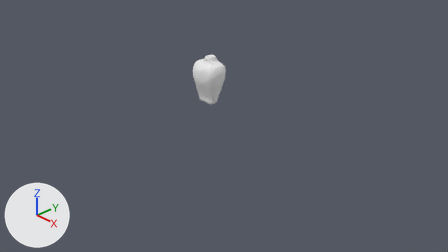
The Blender file RAG/Assets/Blender Files/BodyBase_WIP_1.blend, before and after one commit.
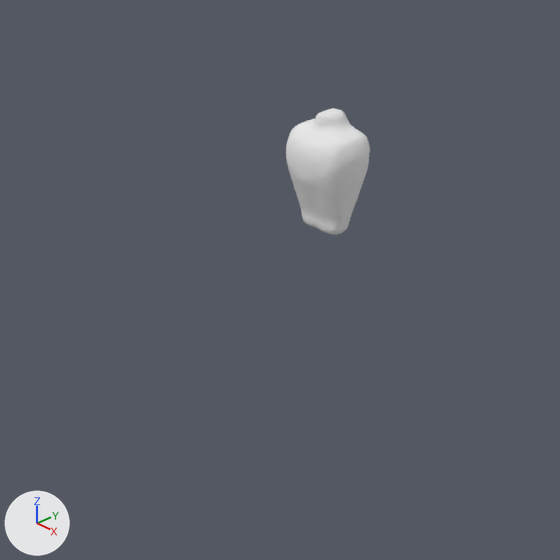
Each version is shown from the file's camera 'Camera', then close up on the part from 18% to 67% of the width and 5% to 93% of the height. The lights are fixed; the arrows at lower left show +X, +Y and +Z.
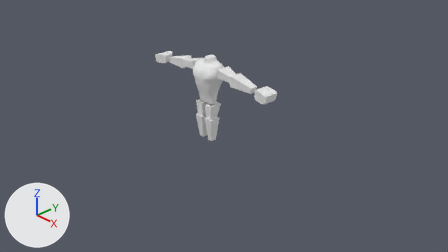
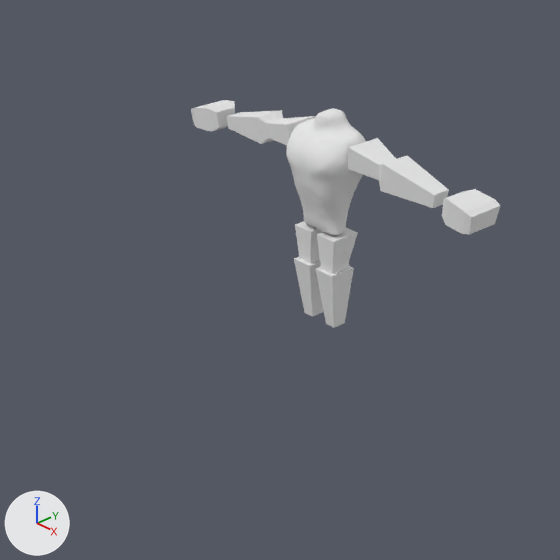
Location of each change, (x1, y1, x2, y2) in pixels of the close-ups (560 x 560 px; the box of a moved part takes in the faces that stretch with it):
'Cube.004', reshaped: before (286, 108, 370, 235); after (286, 108, 366, 235)
'Cube.002', shown: after (227, 110, 449, 208)
'Cube.003', shown: after (294, 221, 358, 328)
'Cube.001', shown: after (191, 100, 500, 234)
part 2 of me_cube_004, moved or reshaped: before (286, 109, 370, 235); after (286, 110, 366, 235)

The change, as a diff of the scene's bpy script:
```diff
--- a/RAG/Assets/Blender Files/BodyBase_WIP_1.blend.py
+++ b/RAG/Assets/Blender Files/BodyBase_WIP_1.blend.py
@@ me_cube_002 @@
 me_cube_002.from_pydata(...)  # 24 vertices, 22 faces; spans x 0.94..3.68, y -0.05..0.94, z 0.35..1.0
 # used by ob_cube_002; location = (0.0, 0.0, 1.426); scale = (0.391, 0.338, 0.437)
+# me_cube_002 part 1: all 18 vertices in x 2.11..3.68, y -0.05..0.78, z 0.35..0.92 are moved by (-0.3, 0.0, 0.01)
 me_cube_002.materials.append(mat_material)
@@ me_cube_004 @@
 # used by ob_cube_004; location = (0.0, 0.0, 1.426)
-me_cube_004.from_pydata(...)  # 4342 vertices, 8680 faces; spans x -0.39..0.39, y -0.192..0.315, z -0.428..0.615
+me_cube_004.from_pydata(...)  # 3836 vertices, 7668 faces; spans x -0.389..0.389, y -0.182..0.316, z -0.428..0.615
+# me_cube_004 part 2: 9 vertices moved within x -0.389..0.389, y -0.032..0.249, z -0.4..0.603; 4007 vertices removed from x -0.39..0.39, y -0.192..0.315, z -0.42..0.612; 3501 vertices added at x -0.389..0.389, y -0.182..0.316, z -0.424..0.612
 me_cube_004.materials.append(mat_material)
@@ ob_cube_002 @@
 _m = ob_cube_002.modifiers.new('Mirror', 'MIRROR')
 _m.use_clip = True
-ob_cube_002.hide_set(True)  # its collection is switched off
@@ ob_cube_001 @@
 _m = ob_cube_001.modifiers.new('Mirror', 'MIRROR')
 _m.use_clip = True
-ob_cube_001.hide_set(True)  # its collection is switched off
@@ ob_cube_003 @@
 _m = ob_cube_003.modifiers.new('Mirror', 'MIRROR')
 _m.mirror_object = ob_cube
-ob_cube_003.hide_set(True)  # its collection is switched off
```
